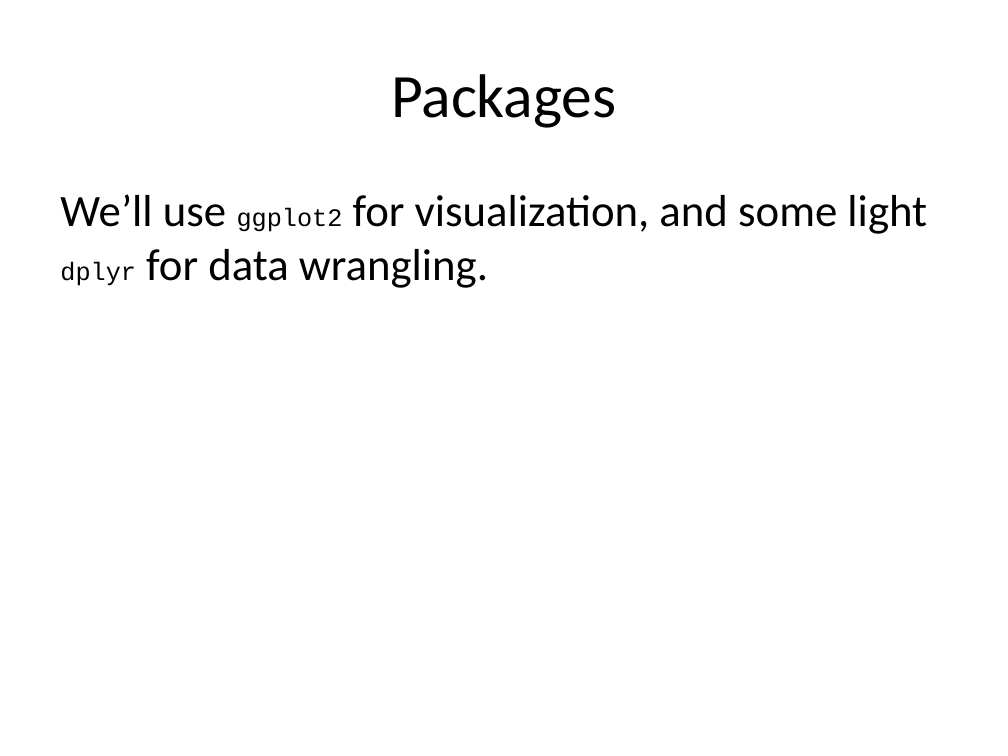
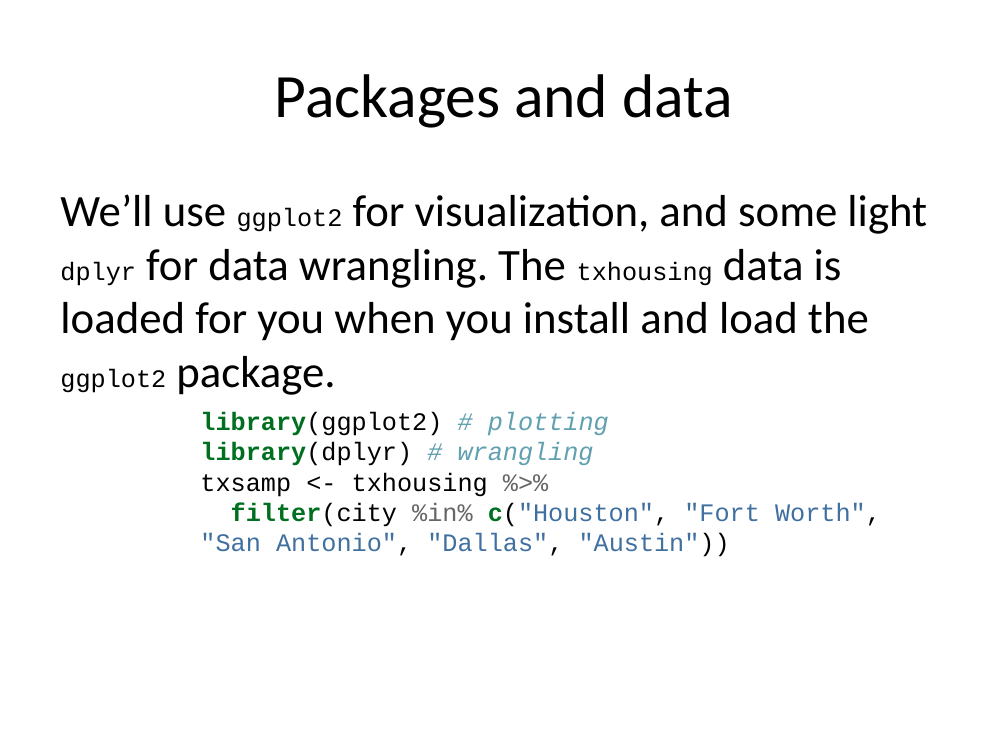
Before and after one commit to apreshill/rmd-render-factory, a slide deck: slide 2 of gallery/outputs/slides/powerpoint_presentation.pptx. Drawn at 1008x756 pixels with LibreOffice and Linux fonts; fonts in the diff are those of the drawing. Boxes give left, top, right and bottom in pixels: in the first picture for what was removed or moved away, otherwise in the second. Text is boxed around its words. In the diff, an @@ line names an element or a change of style, - is before the commit and + after.

```diff
--- a/gallery/outputs/slides/powerpoint_presentation.pptx
+++ b/gallery/outputs/slides/powerpoint_presentation.pptx
@@ title at box(275, 74, 733, 128): text changed @@
-Packages
+Packages and data
@@ text at box(60, 194, 927, 557): text changed; size 32 to 18 pt; font Calibri to Courier New @@
-We’ll use ggplot2 for visualization, and some light dplyr for data wrangling.
+We’ll use ggplot2 for visualization, and some light dplyr for data wrangling. The txhousing data is loaded for you when you install and load the ggplot2 package.
+library(ggplot2) # plotting
+library(dplyr) # wrangling
+txsamp <- txhousing %>%
+filter(city %in% c("Houston", "Fort Worth", "San Antonio", "Dallas", "Austin"))
```
Also in this commit, not shown: 3 other slides changed, 4 slides added, 3 slides removed, 46 other files.
